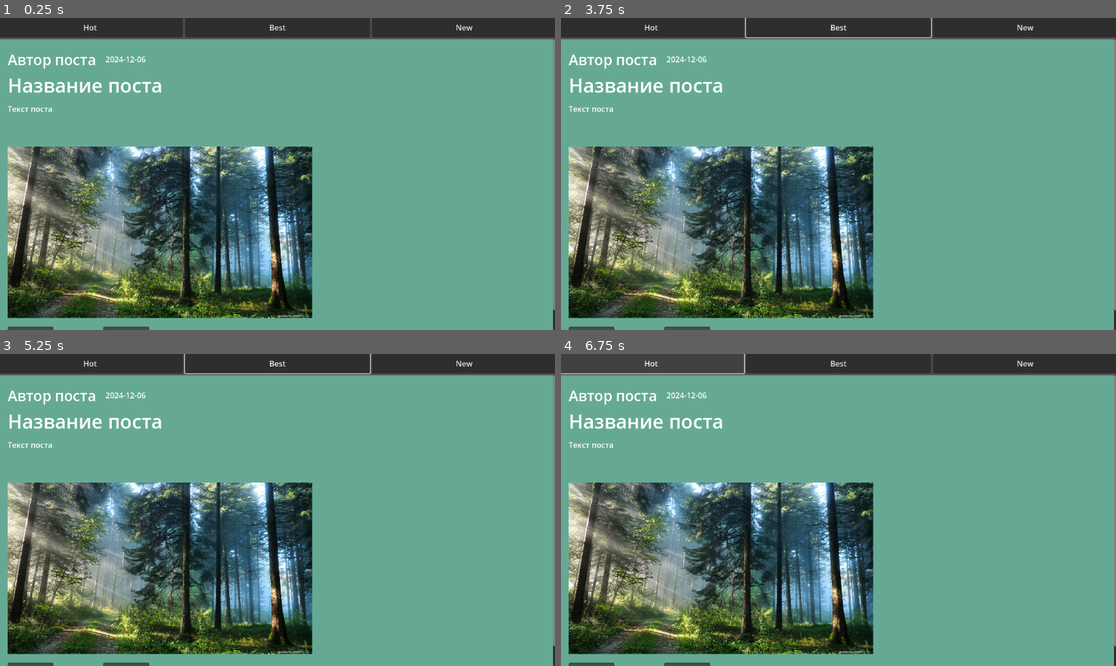
Above: before the commit, frames 1-4 (two rows, left to right).
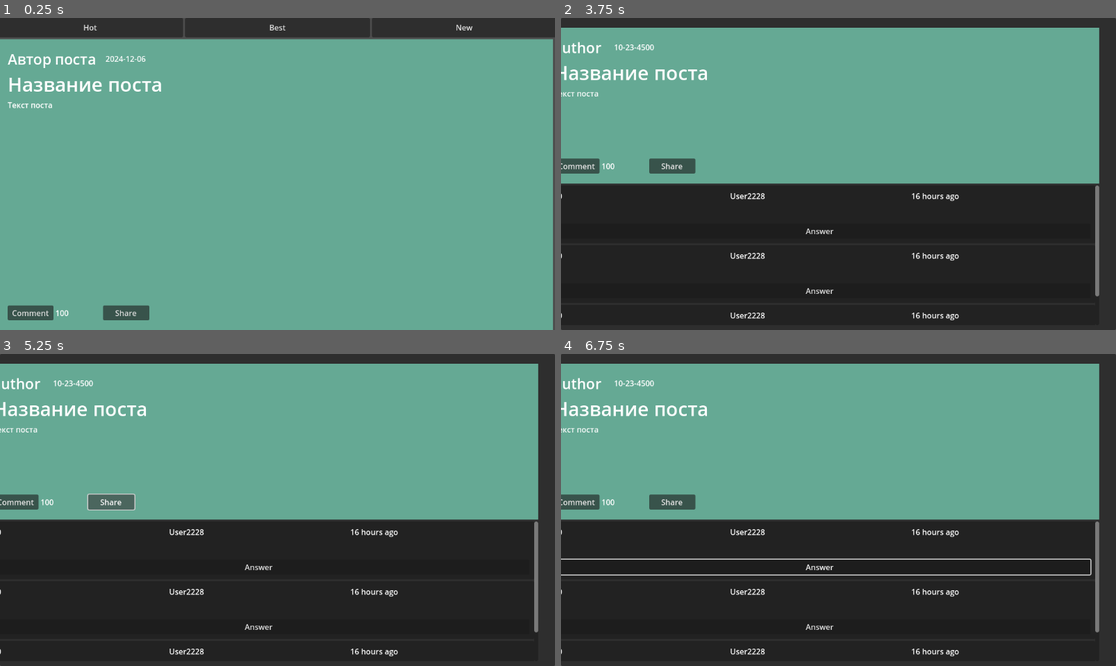
Above: after the commit, the same moments.

Repository: DanisGaleev/Jam
Game: Godot game, scene res://main/main.tscn
Two runs of this game, one before a commit and one after it. Both use one fixed random seed, a clock stepped at 60 frames per second and the inputs below.
Inputs (mouse positions are in pixels of both pictures, inside the frame that each line leads up to):
- Up to frame 1 (0.25 s): no input
- Up to frame 2 (3.75 s): click "New" at 0.5 s; click "New" at 1.25 s; click "Hot" at 2 s; click "Best" at 2.75 s; click (594, 314) at 3.5 s, where only the run after the commit has a clickable "Comment"
- Up to frame 3 (5.25 s): click (16, 500) at 4.25 s, where only the run after the commit has a clickable "Comment"; click (111, 500) at 5 s, where only the run after the commit has a clickable "Share"
- Up to frame 4 (6.75 s): click (821, 566) at 5.75 s, where only the run after the commit has a clickable "Answer"; click (649, 363) at 6.5 s, where only the run before the commit has a clickable "Hot"

The runs differ from the first frame. In frame 1, 31% of the frame differs, in the area x 1-100%, y 6-100%; in frame 2, 54%; in frame 3, 54%; in frame 4, 54%, in the area x 0-100%, y 0-100%.
Error before the commit: Invalid access to property or key 'comments_container' on a base object of type 'Panel (thema.gd)'. (res://main/main.gd:29)
Error after the commit: Invalid access to property or key 'image' on a base object of type 'Panel (thema.gd)'. (res://main/main.gd:19)

Commit message:
Update thema.gd

Diff:
--- a/thema/thema.gd
+++ b/thema/thema.gd
@@ -4,12 +4,40 @@
 @onready var date = $MarginContainer/VBoxContainer/HBoxContainer2/Date
 @onready var title = $MarginContainer/VBoxContainer/Title
 @onready var body = $MarginContainer/VBoxContainer/Body
-@onready var image: TextureRect = $MarginContainer/VBoxContainer/Image
 @onready var views = $MarginContainer/VBoxContainer/HBoxContainer/Views
 
+@onready var comments_container = $MarginContainer/VBoxContainer/commetns_container
+@onready var comment_input = $MarginContainer/VBoxContainer/comment_input
+@onready var send_button = $MarginContainer/VBoxContainer/send_button
+
+
 var comments: Array = []
+
+
 
 func _on_comments_pressed():
 	Main.theme_title = title.text
 	Main.theme_body = body.text
 	get_tree().change_scene_to_file("res://thema/theme_view.tscn")
+
+func _on_send_comment():
+	var comment_text = comment_input.text.strip_edges()
+	if comment_text == "":
+		print("Комментарий не может быть пустым!")
+		return
+
+
+	var comment = {
+		"user_name": "user_name",
+		"comment_date": "23:56",
+		"text": comment_text
+	}
+	comments.append(comment)
+
+
+	var comment_label = Label.new()
+	comment_label.text = comment.user_name + ": " + comment.text
+	comments_container.add_child(comment_label)
+
+	comment_input.text = ""
+	print("Комментарий добавлен!")
